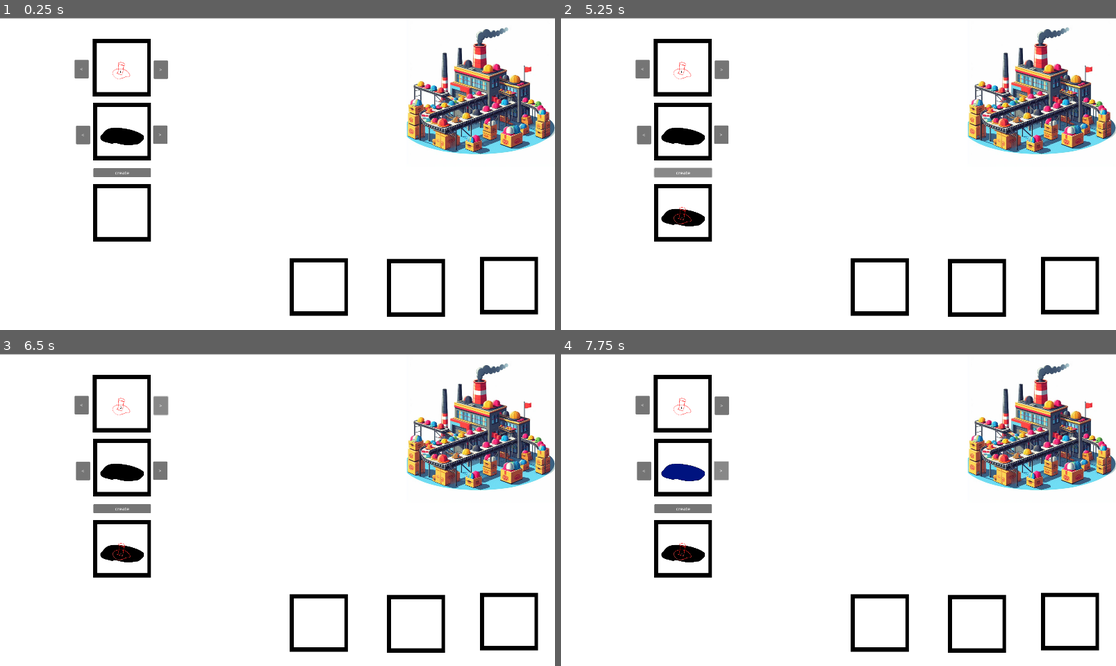
Above: before the commit, frames 1-4 (two rows, left to right).
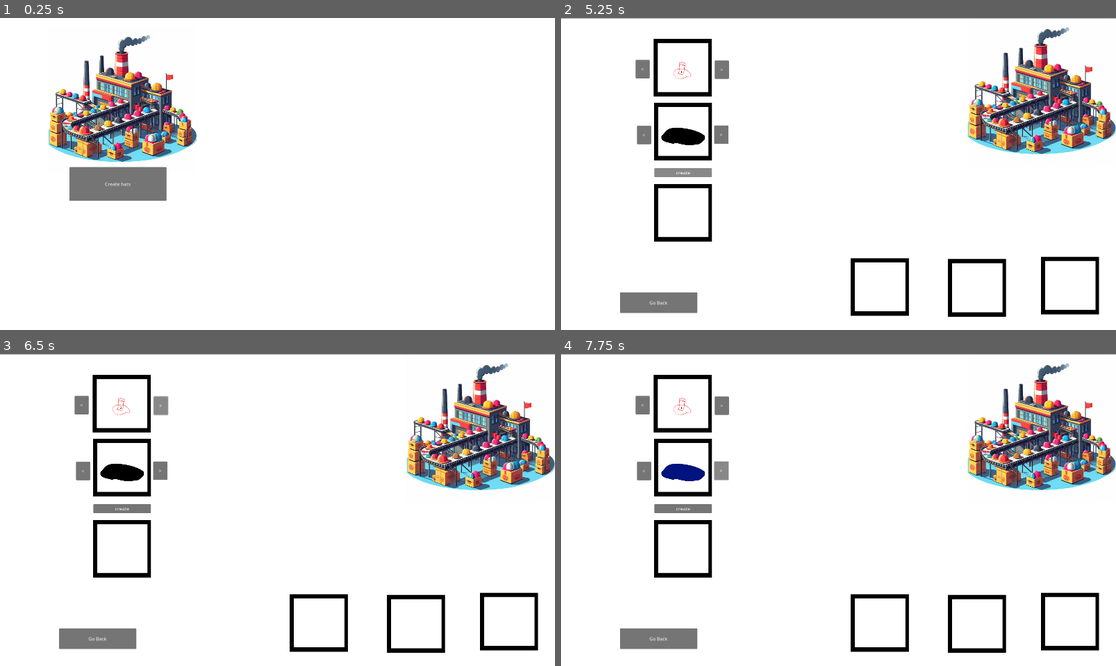
Above: after the commit, the same moments.

Repository: TheBlackDragon4/FrankenGameJam2023_MeowControl
Game: Godot game, scene res://scenes/optimization.tscn
The game is run twice, just before and just after one commit, with the same random seed, the same clock (stepped at 60 frames per second) and the same inputs. Before the commit the project starts from res://scenes/hat_production.tscn.
Inputs (mouse positions are in pixels of both pictures, inside the frame that each line leads up to):
- Up to frame 1 (0.25 s): no input
- Up to frame 2 (5.25 s): click (677, 183) at 0.5 s, where only the run after the commit has a clickable "Create hats"; click (660, 301) at 1.25 s, where only the run after the commit has a clickable "Go Back"; click (721, 71) at 2 s, where only the run before the commit has a clickable ">"; click (644, 67) at 2.75 s, where only the run before the commit has a clickable "<"; click (721, 133) at 3.5 s, where only the run before the commit has a clickable ">"; click (644, 136) at 4.25 s, where only the run before the commit has a clickable "<"; click (683, 174) at 5 s, where only the run before the commit has a clickable "create"
- Up to frame 3 (6.5 s): click ">" at 5.75 s
- Up to frame 4 (7.75 s): click "<" at 6.5 s; click ">" at 7.25 s

The runs differ from the first frame. In frame 1, 17% of the frame differs, in the area x 0-100%, y 0-96%; in frame 2, 1.3%; in frame 3, 1.3%; in frame 4, 1.3%.

Commit message:
new optimization scene
new optimization scene. Also added buttons to switch between the scenes

Diff:
--- a/project.godot
+++ b/project.godot
@@ -11,7 +11,7 @@
 [application]
 
 config/name="ProjectMeowControl"
-run/main_scene="res://scenes/hat_production.tscn"
+run/main_scene="res://scenes/optimization.tscn"
 config/features=PackedStringArray("4.1", "Forward Plus")
 config/icon="res://icon.svg"
 
@@ -19,14 +19,6 @@
 
 window/size/viewport_width=1920
 window/size/viewport_height=1080
-
-[input]
-
-Click={
-"deadzone": 0.5,
-"events": [Object(InputEventMouseButton,"resource_local_to_scene":false,"resource_name":"","device":-1,"window_id":0,"alt_pressed":false,"shift_pressed":false,"ctrl_pressed":false,"meta_pressed":false,"button_mask":0,"position":Vector2(0, 0),"global_position":Vector2(0, 0),"factor":1.0,"button_index":1,"canceled":false,"pressed":false,"double_click":false,"script":null)
-]
-}
 
 [layer_names]
 
--- a/scenes/hat_production.tscn
+++ b/scenes/hat_production.tscn
@@ -233,8 +233,16 @@
 position = Vector2(801, 385)
 scale = Vector2(0.5, 0.5)
 
+[node name="back_to_optimization" type="Button" parent="."]
+offset_left = -756.0
+offset_top = 409.0
+offset_right = -488.0
+offset_bottom = 480.0
+text = "Go Back"
+
 [connection signal="pressed" from="hat_type_picker/type_go_right" to="hat_type_picker" method="_on_type_go_right_pressed"]
 [connection signal="pressed" from="hat_type_picker/type_go_left" to="hat_type_picker" method="_on_type_go_left_pressed"]
 [connection signal="pressed" from="hat_color_picker/color_go_right" to="hat_color_picker" method="_on_color_go_right_pressed"]
 [connection signal="pressed" from="hat_color_picker/color_go_left" to="hat_color_picker" method="_on_color_go_left_pressed"]
 [connection signal="pressed" from="new_hat/create_new_hat" to="." method="_on_create_new_hat_pressed"]
+[connection signal="pressed" from="back_to_optimization" to="." method="_on_back_to_optimization_pressed"]
--- /dev/null
+++ b/scenes/optimization.tscn
@@ -0,0 +1,27 @@
+[gd_scene load_steps=4 format=3 uid="uid://1mmfq1hajfbx"]
+
+[ext_resource type="Script" path="res://scenes/scripts/optimization.gd" id="1_dwooy"]
+[ext_resource type="Texture2D" uid="uid://b31u837yfvlea" path="res://assets/background_white.png" id="2_vkxwr"]
+[ext_resource type="Texture2D" uid="uid://des43a6owud3" path="res://assets/background_hat_building.jpeg" id="3_yfxi5"]
+
+[node name="Optimization" type="Node2D"]
+script = ExtResource("1_dwooy")
+
+[node name="Camera2D" type="Camera2D" parent="."]
+
+[node name="background" type="Sprite2D" parent="."]
+texture = ExtResource("2_vkxwr")
+
+[node name="create_hat" type="Sprite2D" parent="."]
+position = Vector2(-536, -256)
+scale = Vector2(0.5, 0.5)
+texture = ExtResource("3_yfxi5")
+
+[node name="create_hat2" type="Button" parent="."]
+offset_left = -720.0
+offset_top = -24.0
+offset_right = -384.0
+offset_bottom = 93.0
+text = "Create hats"
+
+[connection signal="pressed" from="create_hat2" to="." method="_on_create_hat_2_pressed"]
--- a/scenes/scripts/hat_production.gd
+++ b/scenes/scripts/hat_production.gd
@@ -56,3 +56,13 @@
 	#show new_hat color and type
 	$new_hat/new_hat_color.show()
 	$new_hat/new_hat_type.show()
+
+
+
+
+
+
+func _on_back_to_optimization_pressed():
+	##changes scene to optimization
+
+	get_tree().change_scene_to_file("res://scenes/optimization.tscn")
--- /dev/null
+++ b/scenes/scripts/optimization.gd
@@ -0,0 +1,17 @@
+extends Node2D
+
+
+# Called when the node enters the scene tree for the first time.
+func _ready():
+	pass # Replace with function body.
+
+
+# Called every frame. 'delta' is the elapsed time since the previous frame.
+func _process(delta):
+	pass
+
+
+func _on_create_hat_2_pressed():
+	##changes scene to hat_production
+
+	get_tree().change_scene_to_file("res://scenes/hat_production.tscn")
